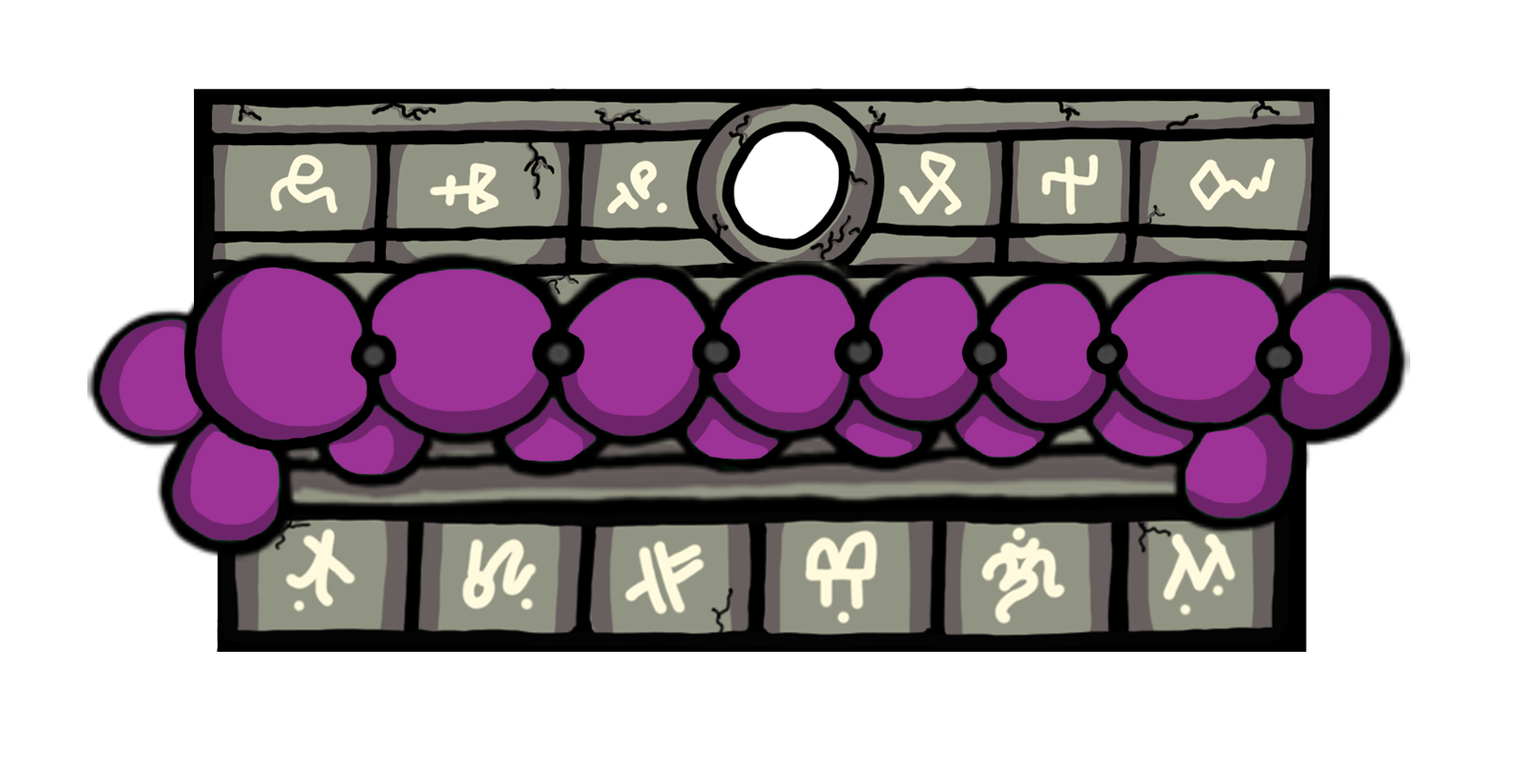
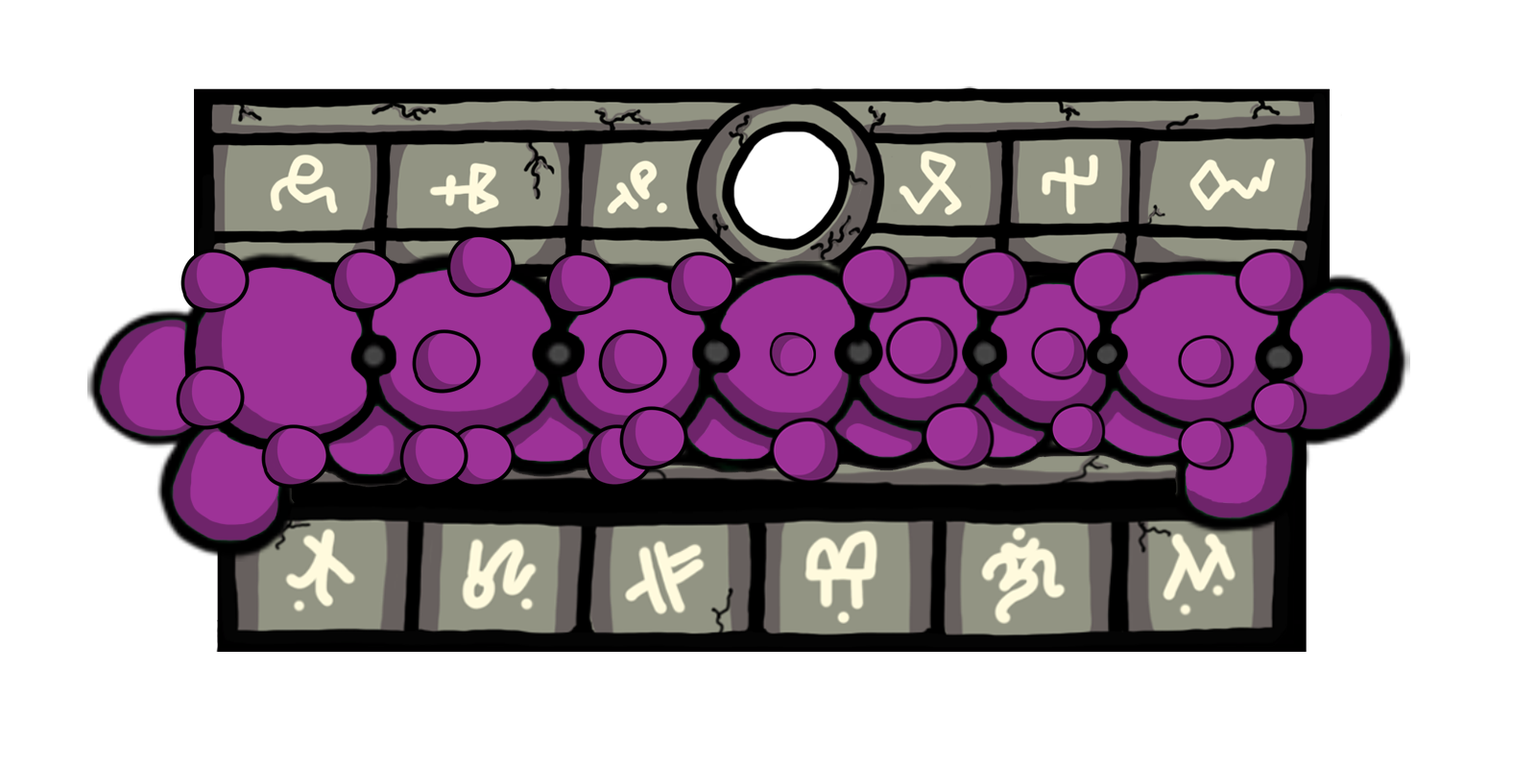
Layered file, before and after one edit (1536 x 768). Changes by layer:
added layer "Capa 27" above "Capa 26" over [598, 329, 668, 394]
added layer "Capa 26" above "Capa 25" over [411, 329, 481, 394]
added layer "Capa 25" above "Capa 8" over [175, 365, 245, 431]
added layer "Capa 8" above "Capa 12" over [261, 424, 331, 489]
added layer "Capa 12" above "Capa 11" over [1234, 248, 1307, 316]
added layer "Capa 11" above "Capa 22" over [1069, 248, 1143, 316]
added layer "Capa 22" above "Capa 21" over [768, 417, 842, 485]
added layer "Capa 21" above "Capa 28" over [838, 245, 911, 313]
added layer "Capa 28" above "Capa 13" over [885, 316, 959, 384]
added layer "Capa 13" above "Capa 10" over [921, 403, 995, 471]
added layer "Capa 10" above "Capa 24" over [958, 248, 1031, 316]
added layer "Capa 24" above "Capa 23" over [1250, 380, 1308, 433]
added layer "Capa 23" above "Capa 31" over [1177, 417, 1235, 471]
added layer "Capa 29" above "Capa 9" over [1030, 327, 1088, 381]
added layer "Capa 15" above "Capa 20" over [399, 424, 469, 489]
added layer "Capa 20" above "Capa 19" over [446, 236, 516, 298]
added layer "Capa 19" above "Capa 18" over [667, 251, 737, 316]
added layer "Capa 18" above "Capa 17" over [619, 406, 689, 471]
added layer "Capa 17" above "Capa 16" over [584, 424, 654, 489]
added layer "Capa 16" above "Capa 14" over [446, 424, 516, 489]
added layer "Capa 14" above "Capa 7" over [545, 251, 615, 316]
added layer "Capa 7" above "Capa 5" over [330, 248, 400, 313]
added layer "Capa 5" above "Capa 4" over [180, 248, 250, 313]
renamed "Capa 2" to "norm", painted on it over [175, 236, 1308, 522]
…and 3 more changes (3 added)
